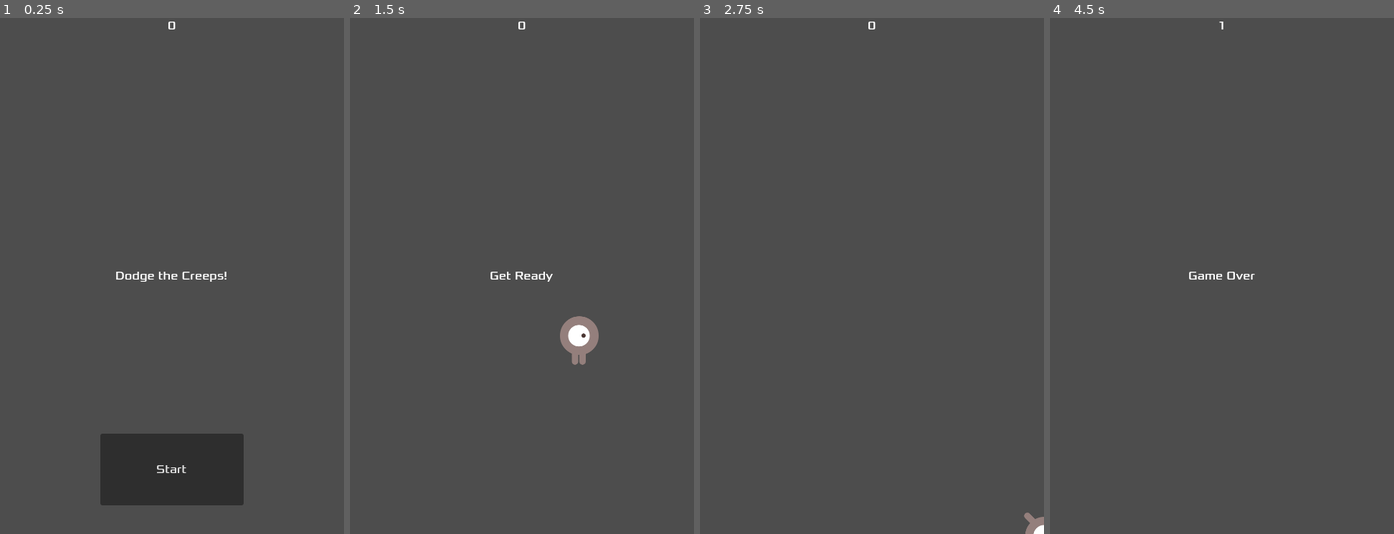
Above: before the commit, frames 1-4 (left to right).
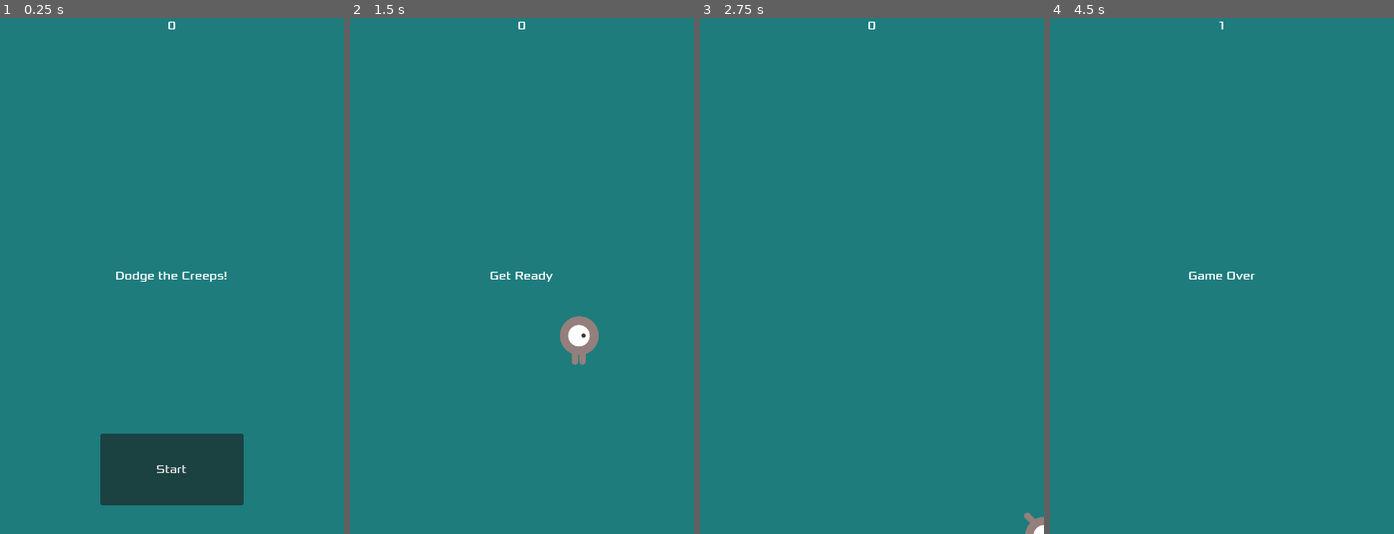
Above: after the commit, the same moments.

Repository: Victor-Briganti/Godot2D-Tutorial
Game: Godot game, scene res://main.tscn
The game is run twice, just before and just after one commit, with the same random seed, the same clock (stepped at 60 frames per second) and the same inputs.
Inputs:
- Up to frame 1 (0.25 s): no input
- Up to frame 2 (1.5 s): click "Start" at 0.5 s; tap Enter at 1.25 s; hold Right (move_right) from 1.28 s (still down)
- Up to frame 3 (2.75 s): release Right (move_right) at 2.03 s; hold Down (move_down) from 2.03 s (still down)
- Up to frame 4 (4.5 s): release Down (move_down) at 2.78 s; hold Right (move_right) 2.78-3.53 s; hold Up (move_up) 3.53-4.28 s; hold Left (move_left) from 4.28 s (still down)

The runs differ from the first frame. In frame 1, 94% of the frame differs, in the area x 0-100%, y 0-100%; in frame 2, 99%; in frame 3, 100%; in frame 4, 100%.

Commit message:
Background color

Diff:
--- a/main.gd
+++ b/main.gd
@@ -25,6 +25,7 @@
 	$StartTimer.start()
 	$HUD.update_score(score)
 	$HUD.show_message("Get Ready")
+	get_tree().call_group("mobs", "queue_free")
 
 
 func _on_mob_timer_timeout():
--- a/main.tscn
+++ b/main.tscn
@@ -14,6 +14,14 @@
 [node name="Main" type="Node"]
 script = ExtResource("1_qjrag")
 mob_scene = ExtResource("2_tsdl6")
+
+[node name="ColorRect" type="ColorRect" parent="."]
+anchors_preset = 15
+anchor_right = 1.0
+anchor_bottom = 1.0
+grow_horizontal = 2
+grow_vertical = 2
+color = Color(0.119412, 0.485762, 0.488369, 1)
 
 [node name="MobTimer" type="Timer" parent="."]
 wait_time = 0.5
--- a/mob.tscn
+++ b/mob.tscn
@@ -48,7 +48,7 @@
 radius = 36.0
 height = 94.0
 
-[node name="Mob" type="RigidBody2D"]
+[node name="Mob" type="RigidBody2D" groups=["mobs"]]
 collision_mask = 0
 gravity_scale = 0.0
 script = ExtResource("1_qnly0")
